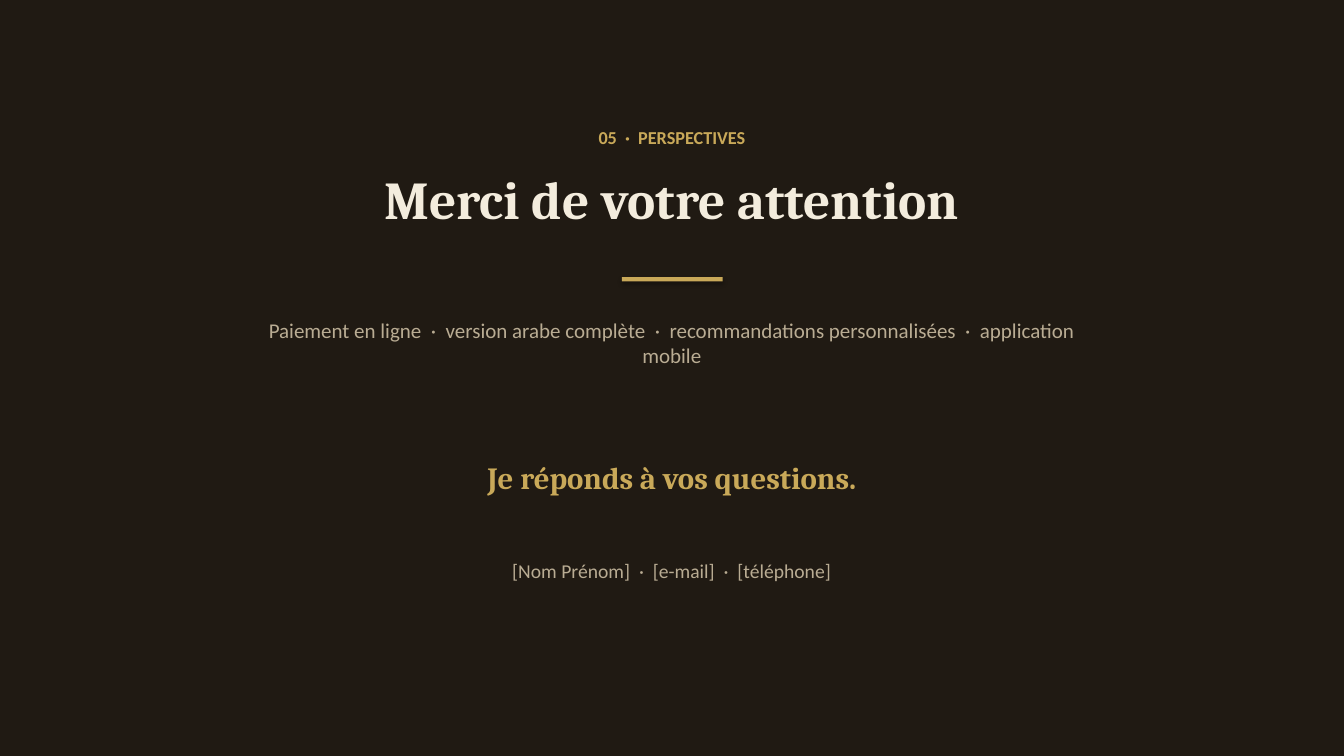
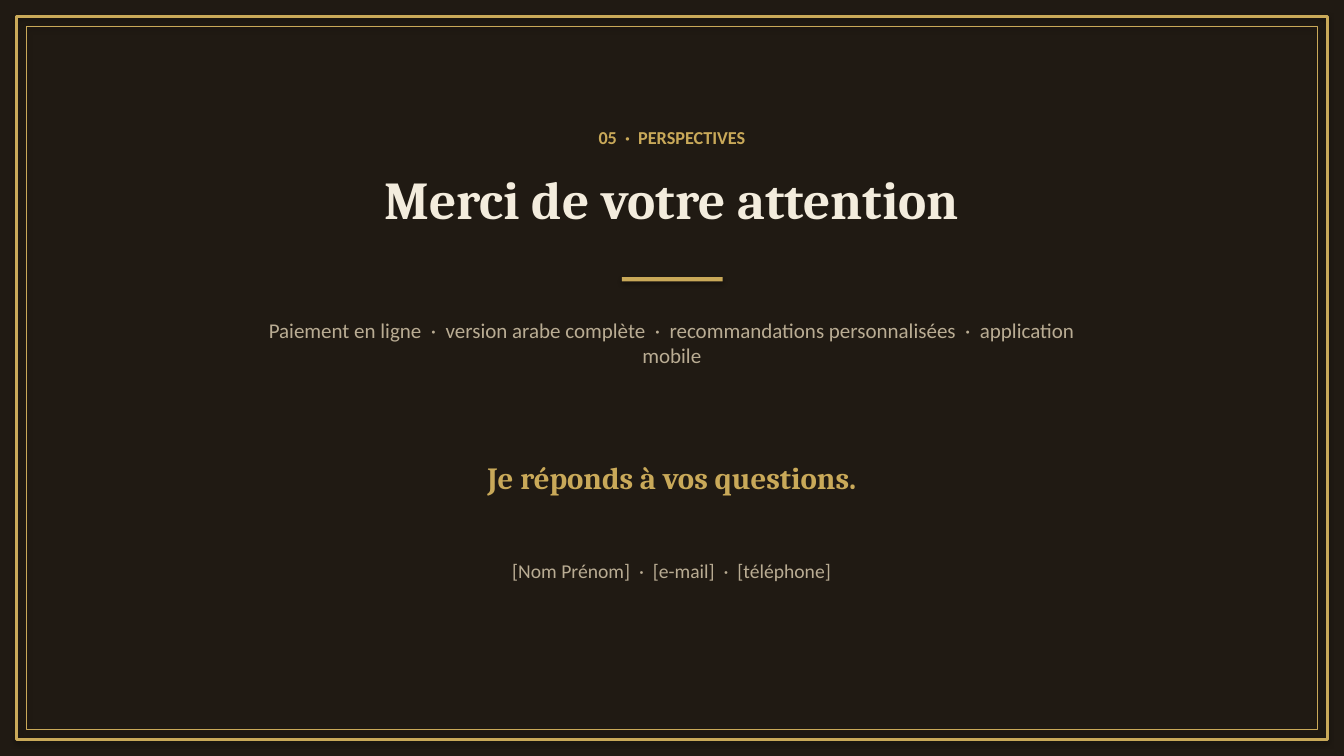
Before and after one commit to Nsm77/cleo-final, a slide deck: slide 19 of soutenance/Soutenance_PFE_Cleopatre.pptx (slide 18 before the commit). Drawn at 1344x756 pixels with LibreOffice and Linux fonts; fonts in the diff are those of the drawing. Boxes give left, top, right and bottom in pixels: in the first picture for what was removed or moved away, otherwise in the second. Text is boxed around its words. In the diff, an @@ line names an element or a change of style, - is before the commit and + after.

```diff
--- a/soutenance/Soutenance_PFE_Cleopatre.pptx
+++ b/soutenance/Soutenance_PFE_Cleopatre.pptx
@@ rectangle added at <box>16,16,1328,740</box>, outline #C9A959 2 pt @@
@@ rectangle added at <box>26,26,1318,730</box>, outline #C9A959 0.75 pt @@
```
Also in this commit, not shown: 17 other slides changed, 5 slides added, 4 other files.
